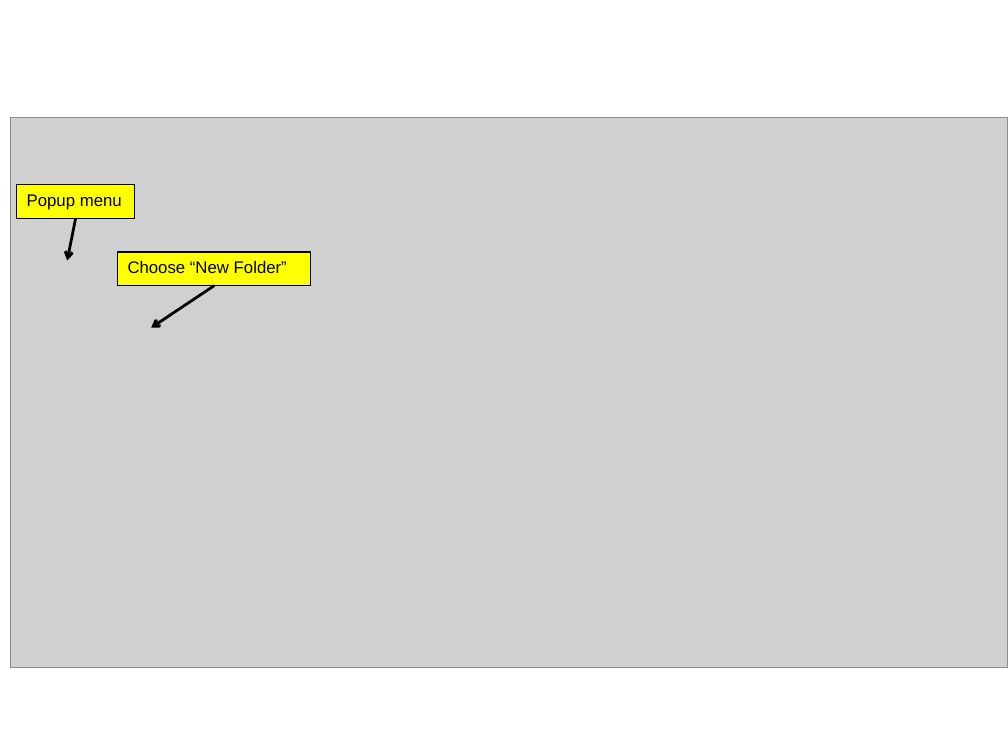
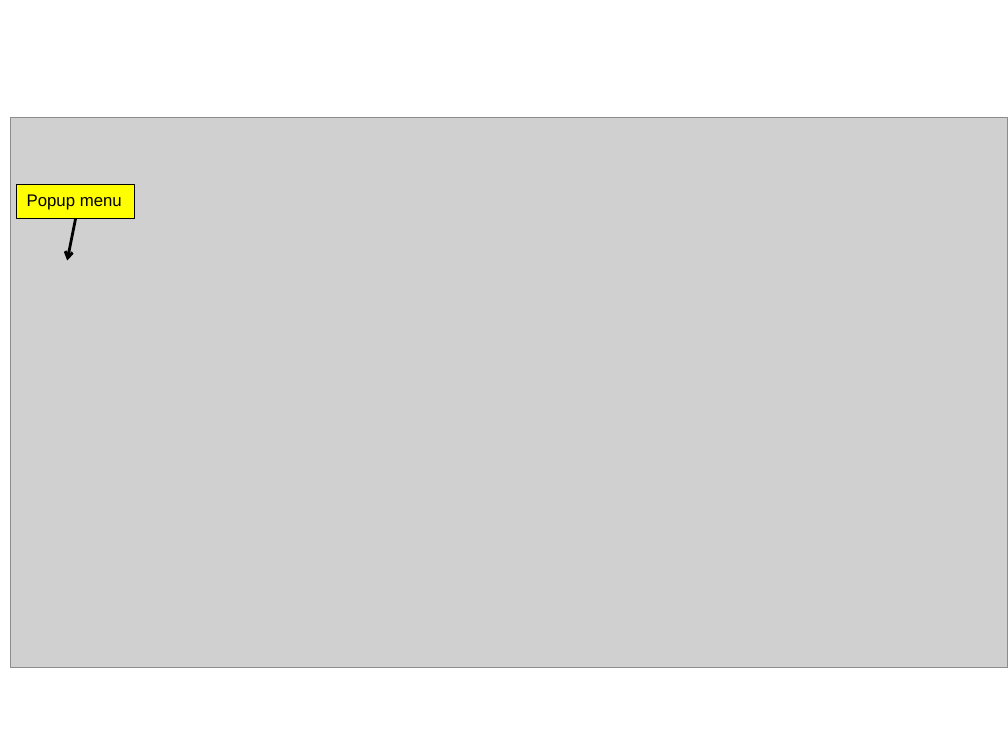
Before and after one commit to donmurray/ramadda, a slide deck: slide 3 of src/org/ramadda/plugins/userguide/content/overview.ppt (slide 2 before the commit). Drawn at 1008x756 pixels with LibreOffice and Linux fonts; fonts in the diff are those of the drawing; grey boxes stand for pictures. Boxes give left, top, right and bottom in pixels: in the first picture for what was removed or moved away, otherwise in the second. Text is boxed around its words. In the diff, an @@ line names an element or a change of style, - is before the commit and + after.

```diff
--- a/src/org/ramadda/plugins/userguide/content/overview.ppt
+++ b/src/org/ramadda/plugins/userguide/content/overview.ppt
@@ rectangle removed at (118, 252, 311, 285) @@
-Choose “New Folder”
@@ arrow removed from (215, 285) to (151, 328) @@
```
Also in this commit, not shown: 1 slide added, 11 other files.
